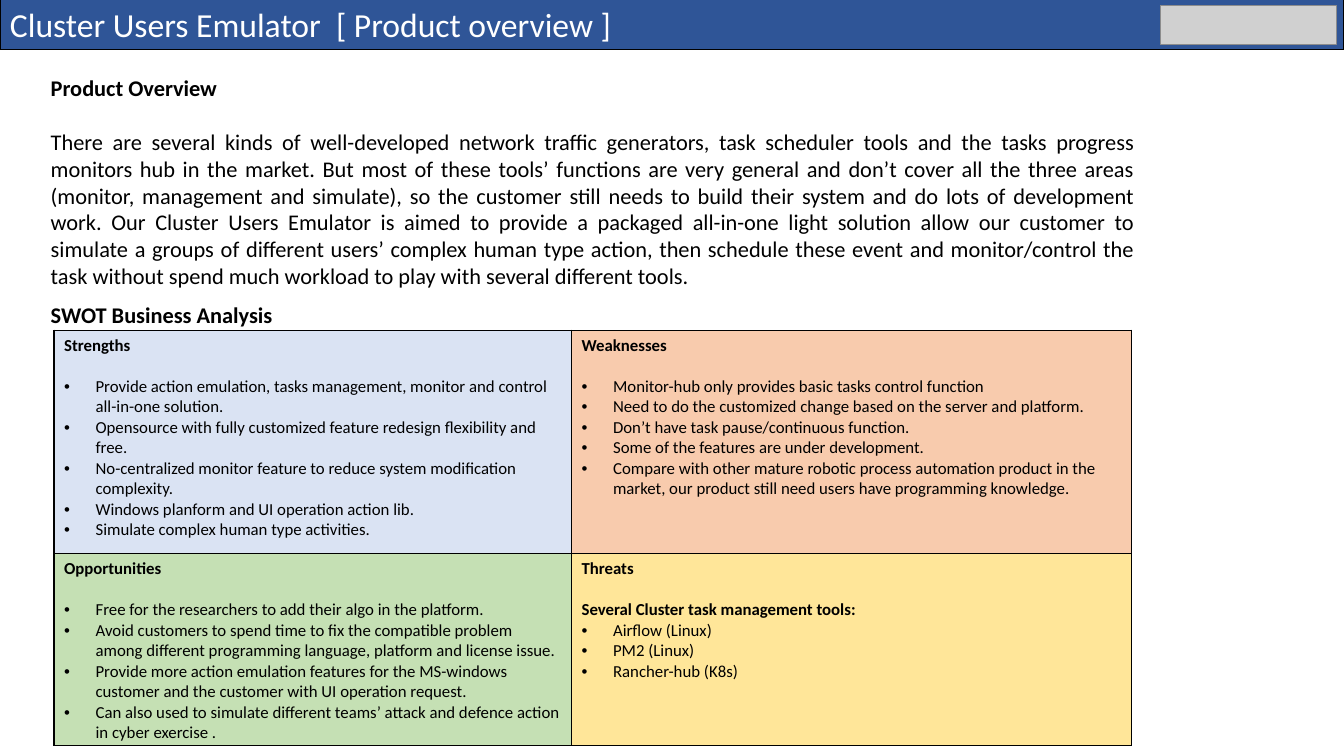
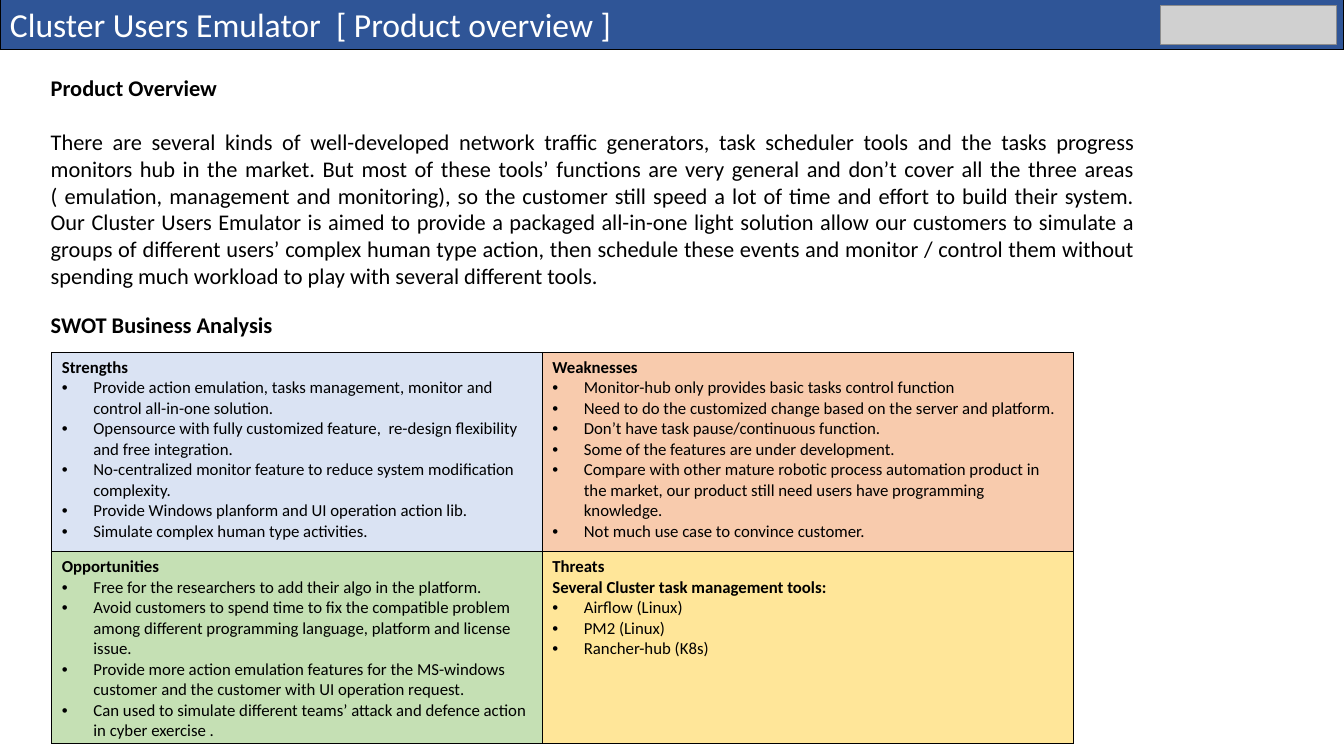
Before and after one commit to LiuYuancheng/Cluster_User_Emulation_System, a slide deck: slide 4 of doc/User_Action_Emulator_Design_Doc.pptx. Drawn at 1344x756 pixels with LibreOffice and Linux fonts; fonts in the diff are those of the drawing; grey boxes stand for pictures. Boxes give left, top, right and bottom in pixels: in the first picture for what was removed or moved away, otherwise in the second. Text is boxed around its words. In the diff, an @@ line names an element or a change of style, - is before the commit and + after.

Commit message:
move the files to actionScheduler folder.

```diff
--- a/doc/User_Action_Emulator_Design_Doc.pptx
+++ b/doc/User_Action_Emulator_Design_Doc.pptx
@@ text at bbox=[51, 134, 1134, 288]: text changed @@
-There are several kinds of well-developed network traffic generators, task scheduler tools and the tasks progress monitors hub in the market. But most of these tools’ functions are very general and don’t cover all the three areas (monitor, management and simulate), so the customer still needs to build their system and do lots of development work. Our Cluster Users Emulator is aimed to provide a packaged all-in-one light solution allow our customer to simulate a groups of different users’ complex human type action, then schedule these event and monitor/control the task without spend much workload to play with several different tools.
+There are several kinds of well-developed network traffic generators, task scheduler tools and the tasks progress monitors hub in the market. But most of these tools’ functions are very general and don’t cover all the three areas ( emulation, management and monitoring), so the customer still speed a lot of time and effort to build their system. Our Cluster Users Emulator is aimed to provide a packaged all-in-one light solution allow our customers to simulate a groups of different users’ complex human type action, then schedule these events and monitor / control them without spending much workload to play with several different tools.
@@ text "SWOT Business Analysis": place and size @@
-text "SWOT Business Analysis" at bbox=[51, 307, 273, 327]
+text "SWOT Business Analysis" at bbox=[51, 317, 273, 337]
@@ table at bbox=[51, 353, 1074, 744] @@
-row 1, column 1: Strengths / Provide action emulation, tasks management, monitor and control all-in-one solution. / Opensource with fully customized feature redesign flexibility and free. / No-centralized monitor feature to reduce system modification complexity. / Windows planform and UI operation action lib. / Simulate complex human type activities.
+row 1, column 1: Strengths / Provide action emulation, tasks management, monitor and control all-in-one solution. / Opensource with fully customized feature, re-design flexibility and free integration. / No-centralized monitor feature to reduce system modification complexity. / Provide Windows planform and UI operation action lib. / Simulate complex human type activities.
-row 1, column 2: Weaknesses / Monitor-hub only provides basic tasks control function / Need to do the customized change based on the server and platform. / Don’t have task pause/continuous function. / Some of the features are under development. / Compare with other mature robotic process automation product in the market, our product still need users have programming knowledge.
+row 1, column 2: Weaknesses / Monitor-hub only provides basic tasks control function / Need to do the customized change based on the server and platform. / Don’t have task pause/continuous function. / Some of the features are under development. / Compare with other mature robotic process automation product in the market, our product still need users have programming knowledge. / Not much use case to convince customer.
-row 2, column 1: Opportunities / Free for the researchers to add their algo in the platform. / Avoid customers to spend time to fix the compatible problem among different programming language, platform and license issue. / Provide more action emulation features for the MS-windows customer and the customer with UI operation request. / Can also used to simulate different teams’ attack and defence action in cyber exercise .
+row 2, column 1: Opportunities / Free for the researchers to add their algo in the platform. / Avoid customers to spend time to fix the compatible problem among different programming language, platform and license issue. / Provide more action emulation features for the MS-windows customer and the customer with UI operation request. / Can used to simulate different teams’ attack and defence action in cyber exercise .
@@ table: place and size @@
-table at bbox=[54, 331, 1132, 746]
+table at bbox=[51, 353, 1074, 744]
```
Also in this commit, not shown: 6 other slides changed, 11 other files.
